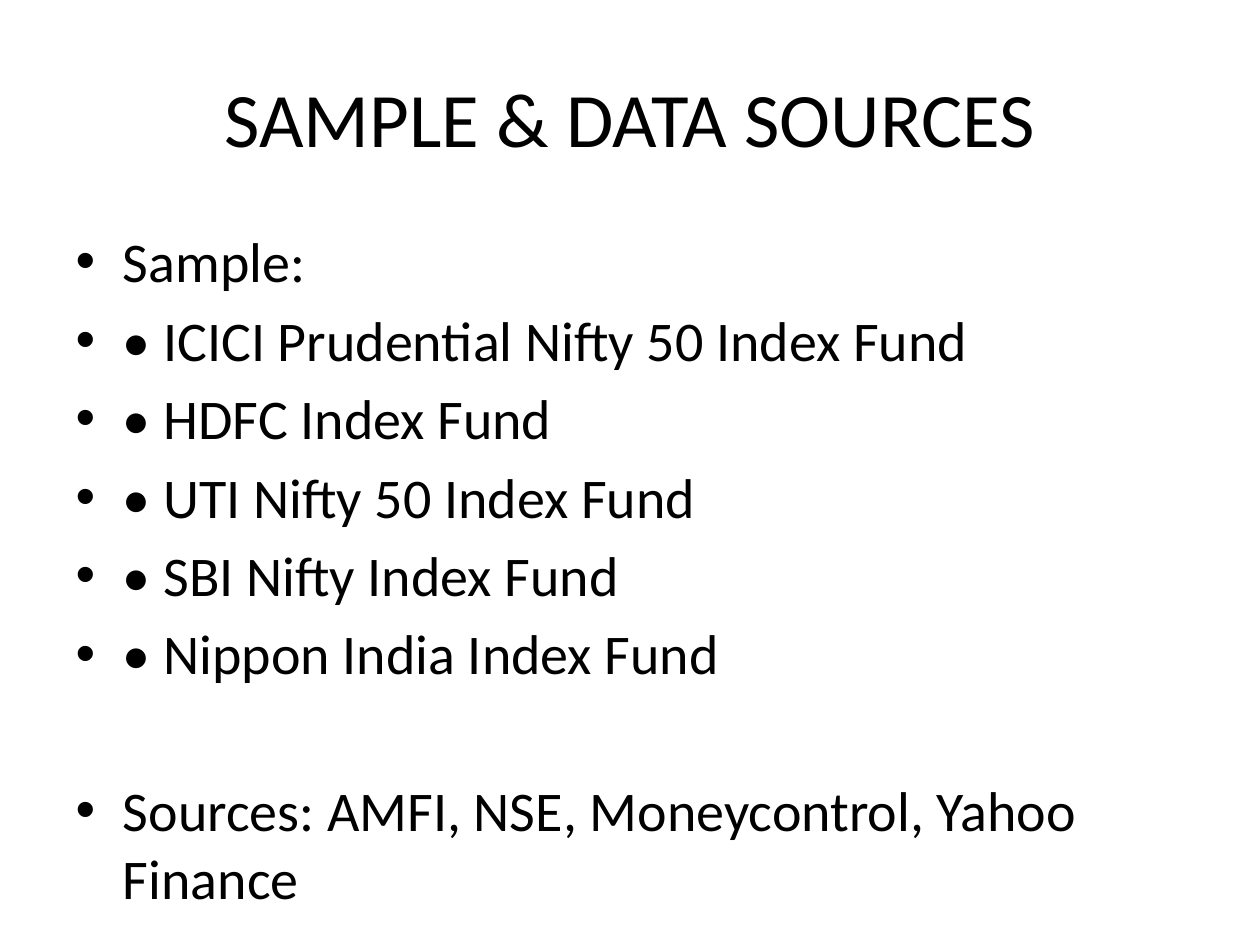
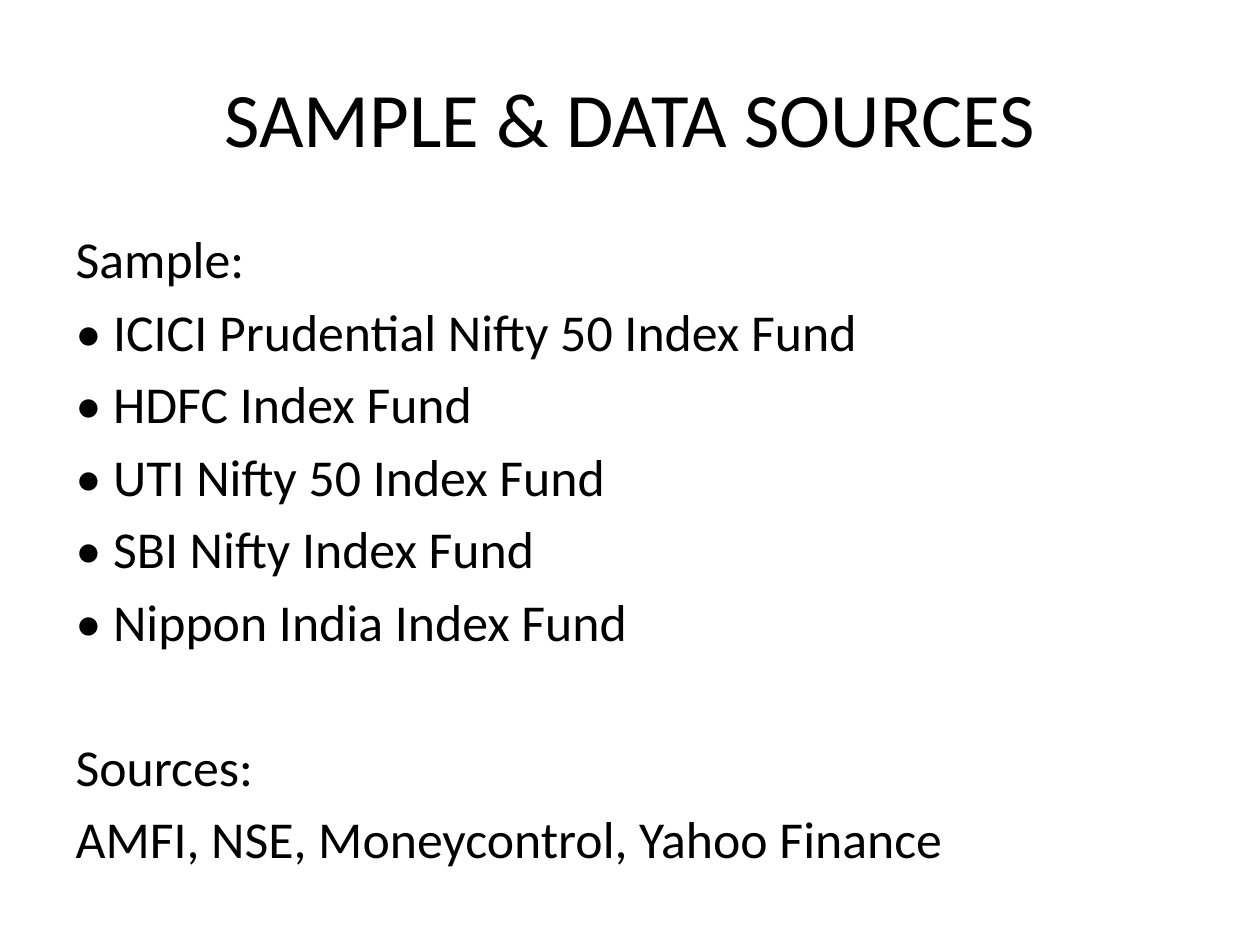
Before and after one commit to MMSHRIKARA/SHRIVATHSA, a slide deck: slide 7 of Viva_Project_Presentation_Shrivathsa.pptx. Drawn at 1260x945 pixels with LibreOffice and Linux fonts; fonts in the diff are those of the drawing. Boxes give left, top, right and bottom in pixels: in the first picture for what was removed or moved away, otherwise in the second. Text is boxed around its words. In the diff, an @@ line names an element or a change of style, - is before the commit and + after.

```diff
--- a/Viva_Project_Presentation_Shrivathsa.pptx
+++ b/Viva_Project_Presentation_Shrivathsa.pptx
@@ text at [76,242,856,650]: size 32 to 29.6 pt in "Sample:", "• ICICI Prudential Nifty 50 Index Fund", "• HDFC Index Fund", "• UTI Nifty 50 Index Fund" and 2 more places; bullet • to none @@
@@ text at [76,752,942,867]: text changed; size 32 to 29.6 pt @@
-• Sources: AMFI, NSE, Moneycontrol, Yahoo Finance
+Sources:
+AMFI, NSE, Moneycontrol, Yahoo Finance
```
Also in this commit, not shown: 9 other slides changed, 2 slides added, 1 slide removed.
